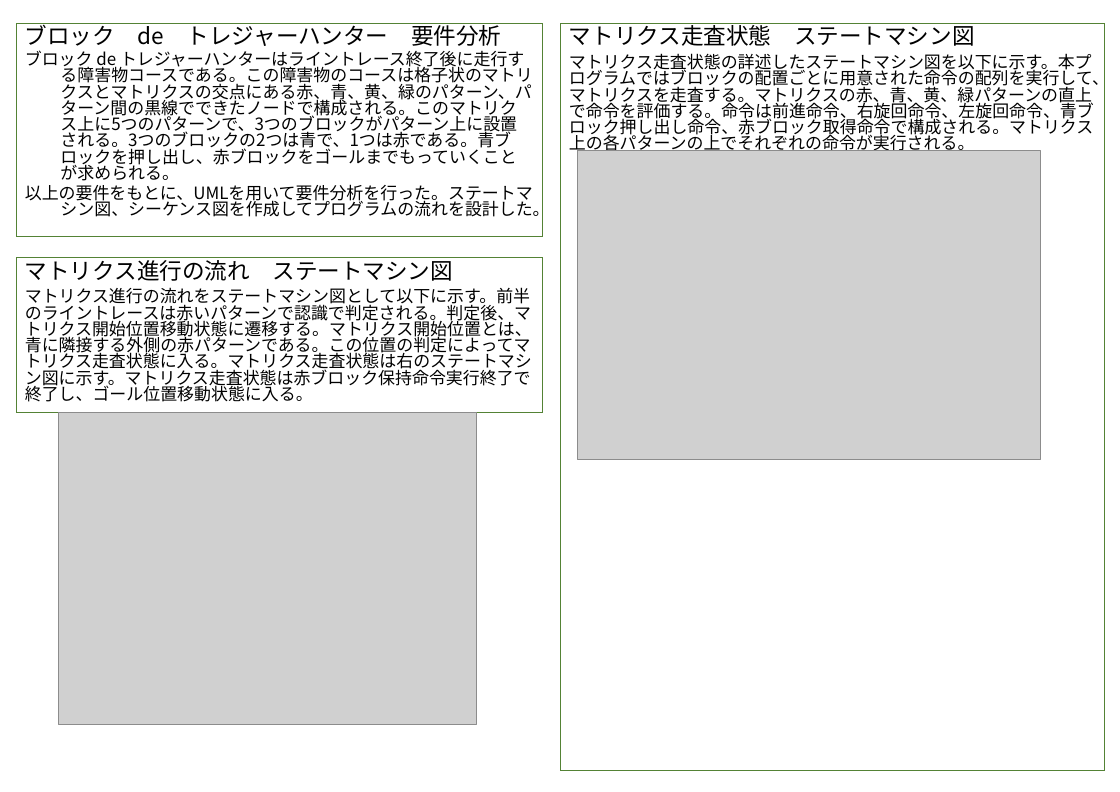
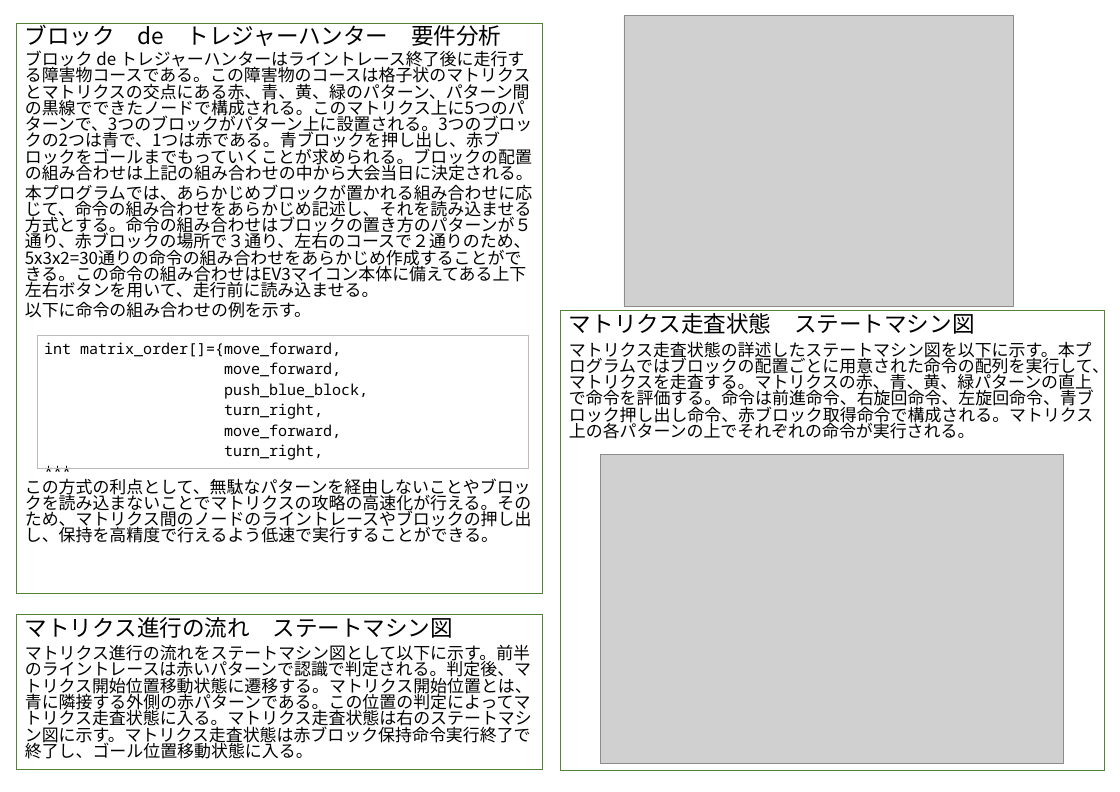
Before and after one commit to SSS-etrobo-2023/master, a slide deck: slide 4 of document/PRI_040_RWKYI.pptx (slide 5 before the commit). Drawn at 1120x792 pixels with LibreOffice and Linux fonts; fonts in the diff are those of the drawing; grey boxes stand for pictures. Boxes give left, top, right and bottom in pixels: in the first picture for what was removed or moved away, otherwise in the second. Text is boxed around its words. In the diff, an @@ line names an element or a change of style, - is before the commit and + after.

```diff
--- a/document/PRI_040_RWKYI.pptx
+++ b/document/PRI_040_RWKYI.pptx
@@ rectangle "ブロック de トレジャーハンター 要件分析" resized from (x1=16, y1=23, x2=542, y2=236) to (x1=16, y1=23, x2=542, y2=594) @@
@@ picture resized from (x1=58, y1=412, x2=476, y2=724) to (x1=624, y1=16, x2=1014, y2=306) @@
@@ text in rectangle at (x1=25, y1=50, x2=533, y2=543): text changed @@
-ブロック de トレジャーハンターはライントレース終了後に走行する障害物コースである。この障害物のコースは格子状のマトリクスとマトリクスの交点にある赤、青、黄、緑のパターン、パターン間の黒線でできたノードで構成される。このマトリクス上に5つのパターンで、3つのブロックがパターン上に設置される。3つのブロックの2つは青で、1つは赤である。青ブロックを押し出し、赤ブロックをゴールまでもっていくことが求められる。
-以上の要件をもとに、UMLを用いて要件分析を行った。ステートマシン図、シーケンス図を作成してプログラムの流れを設計した。
+ブロック de トレジャーハンターはライントレース終了後に走行する障害物コースである。この障害物のコースは格子状のマトリクスとマトリクスの交点にある赤、青、黄、緑のパターン、パターン間の黒線でできたノードで構成される。このマトリクス上に5つのパターンで、3つのブロックがパターン上に設置される。3つのブロックの2つは青で、1つは赤である。青ブロックを押し出し、赤ブロックをゴールまでもっていくことが求められる。ブロックの配置の組み合わせは上記の組み合わせの中から大会当日に決定される。
+本プログラムでは、あらかじめブロックが置かれる組み合わせに応じて、命令の組み合わせをあらかじめ記述し、それを読み込ませる方式とする。命令の組み合わせはブロックの置き方のパターンが５通り、赤ブロックの場所で３通り、左右のコースで２通りのため、5x3x2=30通りの命令の組み合わせをあらかじめ作成することができる。この命令の組み合わせはEV3マイコン本体に備えてある上下左右ボタンを用いて、走行前に読み込ませる。
+以下に命令の組み合わせの例を示す。
+この方式の利点として、無駄なパターンを経由しないことやブロックを読み込まないことでマトリクスの攻略の高速化が行える。そのため、マトリクス間のノードのライントレースやブロックの押し出し、保持を高精度で行えるよう低速で実行することができる。
@@ rectangle "マトリクス走査状態 ステートマシン図" resized from (x1=560, y1=23, x2=1104, y2=770) to (x1=560, y1=311, x2=1104, y2=770) @@
@@ table added at (x1=37, y1=335, x2=528, y2=469), 1 rows, 1 columns @@
+int matrix_order[]={move_forward, / move_forward, / push_blue_block, / turn_right, / move_forward, / turn_right, / ***
@@ picture moved from (x1=577, y1=150, x2=1040, y2=459) to (x1=601, y1=455, x2=1064, y2=763) @@
@@ rectangle "マトリクス進行の流れ ステートマシン図" moved from (x1=16, y1=257, x2=542, y2=412) to (x1=16, y1=615, x2=542, y2=769) @@
```
Also in this commit, not shown: 3 other slides changed, 1 slide removed.
